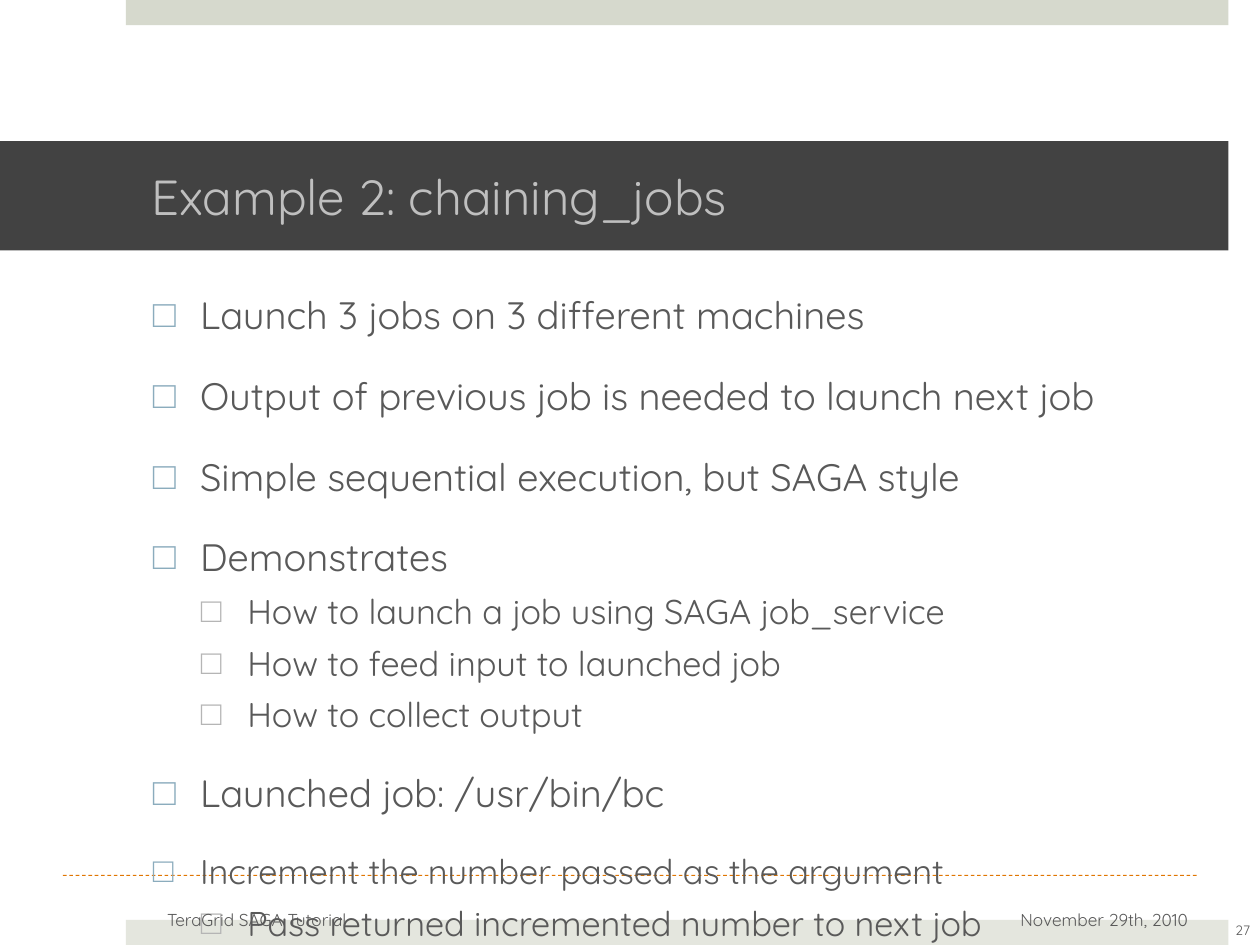
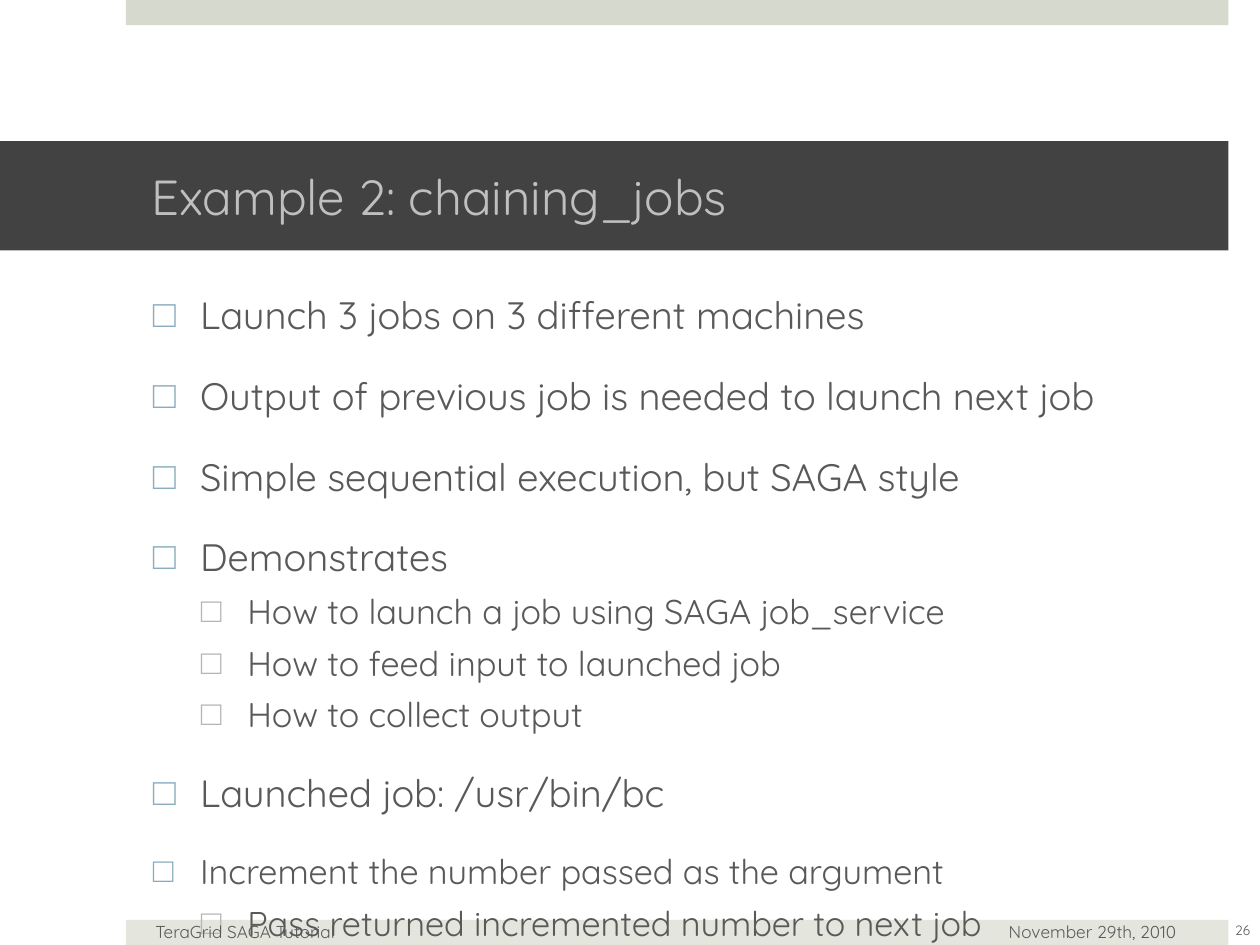
Before and after one commit to saga-project/saga-cpp-legacy-projects, a slide deck: slide 26 of tutorial/general_tutorial/SAGA-API-levels.pptx (slide 27 before the commit). Drawn at 1260x945 pixels with LibreOffice and Linux fonts; fonts in the diff are those of the drawing; background and template pictures are left out. Boxes give left, top, right and bottom in pixels: in the first picture for what was removed or moved away, otherwise in the second. Text is boxed around its words. In the diff, an @@ line names an element or a change of style, - is before the commit and + after.

```diff
--- a/tutorial/general_tutorial/SAGA-API-levels.pptx
+++ b/tutorial/general_tutorial/SAGA-API-levels.pptx
@@ line removed from (63, 875) to (1197, 875) @@
@@ text "TeraGrid SAGA Tutorial" rewrapped from <box>167,912,283,932</box> to <box>155,920,335,938</box> @@
@@ text "November 29th, 2010": place and size @@
-text "November 29th, 2010" at <box>1020,913,1188,928</box>
+text "November 29th, 2010" at <box>1009,925,1176,940</box>
@@ page number at <box>1235,925,1250,935</box>: text changed @@
-27
+26
```
Also in this commit, not shown: 24 other slides changed, 1 slide added, 2 slides removed.
